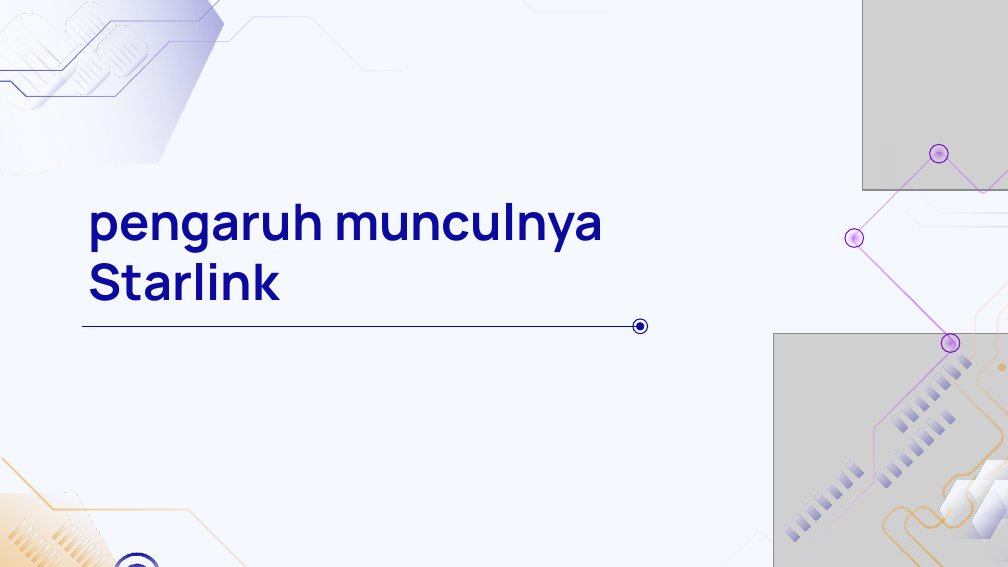
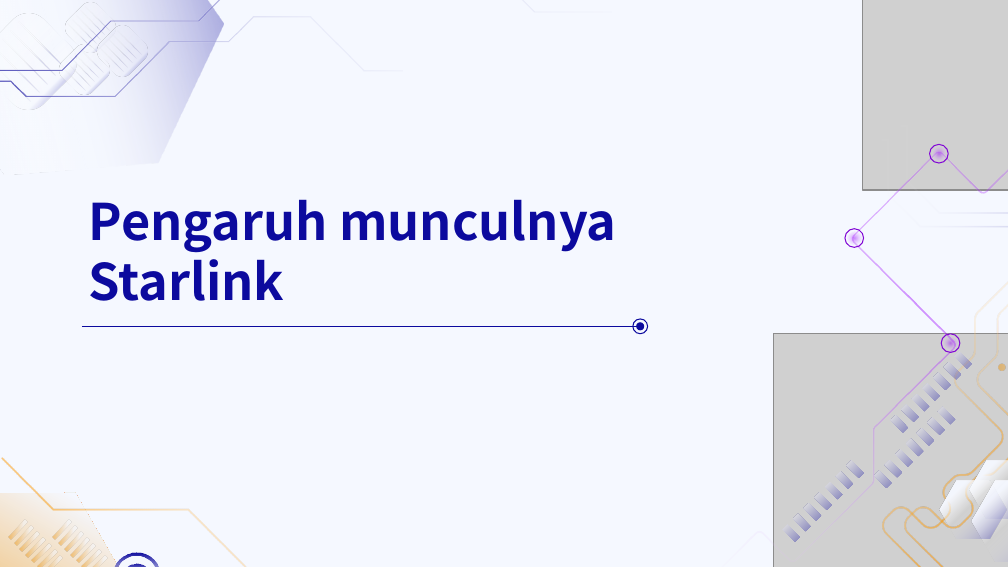
Before and after one commit to eja2003/Borneo, a slide deck: slide 18 of PPT jarkas.pptx. Drawn at 1008x567 pixels with LibreOffice and Linux fonts; fonts in the diff are those of the drawing; grey boxes stand for pictures; background and template pictures are left out. Boxes give left, top, right and bottom in pixels: in the first picture for what was removed or moved away, otherwise in the second. Text is boxed around its words. In the diff, an @@ line names an element or a change of style, - is before the commit and + after.

```diff
--- a/PPT jarkas.pptx
+++ b/PPT jarkas.pptx
@@ title at bbox=[89, 199, 616, 301]: text changed; font Manrope to Noto Sans CJK JP @@
-pengaruh munculnya Starlink
+Pengaruh munculnya Starlink
```
Also in this commit, not shown: 23 other slides changed.
